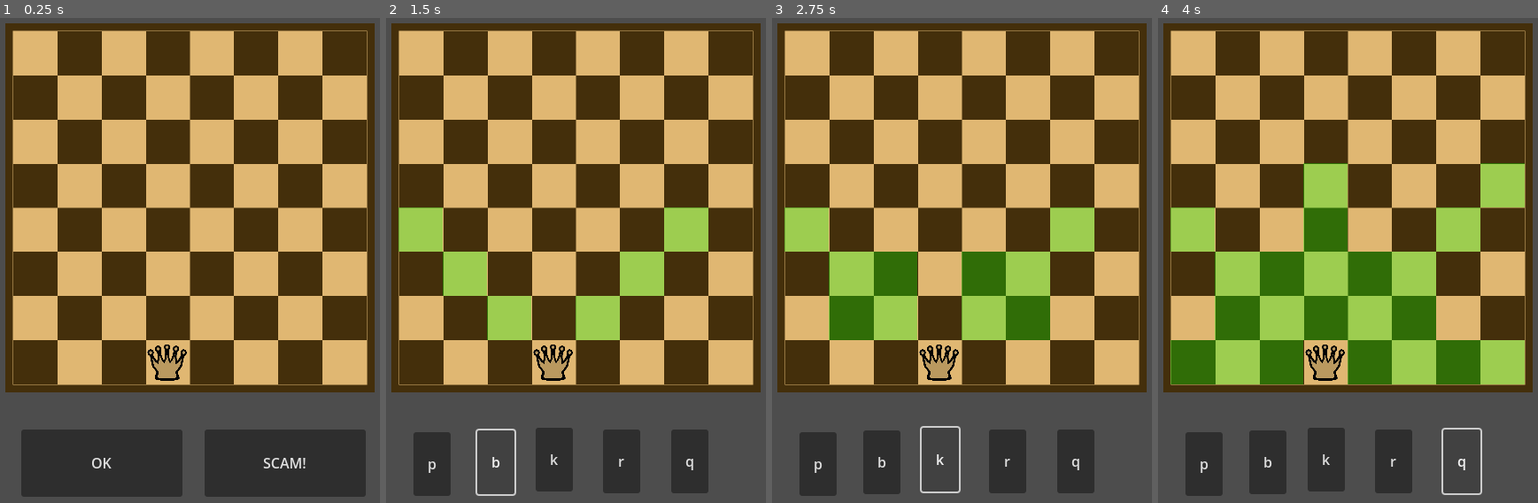
Above: before the commit, frames 1-4 (left to right).
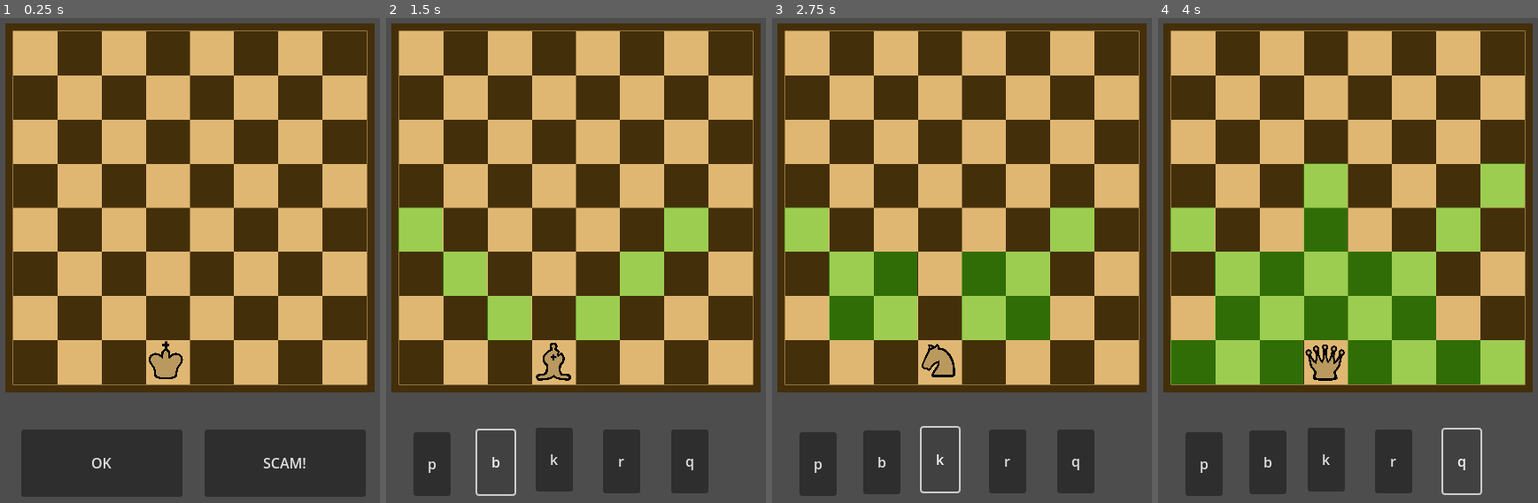
Above: after the commit, the same moments.

Repository: mljkvc/Blokejd-GameJam
Game: Godot game, scene res://scenes/manager.tscn
The game is run twice, just before and just after one commit, with the same random seed, the same clock (stepped at 60 frames per second) and the same inputs.
Inputs:
- Up to frame 1 (0.25 s): no input
- Up to frame 2 (1.5 s): click "OK" at 0.5 s; click "b" at 1.25 s
- Up to frame 3 (2.75 s): click "k" at 2 s
- Up to frame 4 (4 s): click "r" at 2.75 s; click "q" at 3.5 s

The runs differ from the first frame. In frame 1, 0.3% of the frame differs, in the area x 38-50%, y 66-75%; in frame 2, 0.4%; in frame 3, 0.4%, in the area x 38-50%, y 67-75%; in frame 4, nothing differs.

Commit message:
piece change textures and some other shit

Diff:
--- a/scenes/board.tscn
+++ b/scenes/board.tscn
@@ -2,7 +2,7 @@
 
 [ext_resource type="Script" path="res://scripts/board.gd" id="1_enk6x"]
 [ext_resource type="PackedScene" uid="uid://clpcg58qakxdc" path="res://scenes/tile.tscn" id="2_rim0p"]
-[ext_resource type="Texture2D" uid="uid://b6l50jwjx23q4" path="res://sprites/game scene/sahovska_tabla.png" id="5_hjj25"]
+[ext_resource type="Texture2D" uid="uid://b6l50jwjx23q4" path="res://sprites/game_scene/sahovska_tabla.png" id="5_hjj25"]
 
 [node name="Board" type="Node2D"]
 script = ExtResource("1_enk6x")
--- /dev/null
+++ b/scenes/main_menu.tscn
@@ -0,0 +1,25 @@
+[gd_scene load_steps=2 format=3 uid="uid://cixw1s04b1llt"]
+
+[ext_resource type="Script" path="res://scripts/main_menu.gd" id="1_8s4bi"]
+
+[node name="MainMenu" type="Node2D"]
+script = ExtResource("1_8s4bi")
+
+[node name="create_lobby" type="Button" parent="."]
+offset_left = 98.0
+offset_top = 251.0
+offset_right = 368.0
+offset_bottom = 378.0
+text = "Create Lobby
+"
+
+[node name="join_lobby" type="Button" parent="."]
+offset_left = 100.0
+offset_top = 400.0
+offset_right = 370.0
+offset_bottom = 527.0
+text = "Join Lobby
+"
+
+[connection signal="pressed" from="create_lobby" to="." method="_on_create_lobby_pressed"]
+[connection signal="pressed" from="join_lobby" to="." method="_on_join_lobby_pressed"]
--- a/scenes/you.tscn
+++ b/scenes/you.tscn
@@ -1,7 +1,7 @@
 [gd_scene load_steps=3 format=3 uid="uid://thuuh0y4v73r"]
 
 [ext_resource type="Script" path="res://scripts/you.gd" id="1_438vj"]
-[ext_resource type="Texture2D" uid="uid://cmect1pow3527" path="res://sprites/chess pieces/bela_kraljica.png" id="2_ne6hk"]
+[ext_resource type="Texture2D" uid="uid://c4kpy6wqpyamu" path="res://sprites/chess_pieces/beli_kralj.png" id="2_x1u16"]
 
 [node name="You" type="Node2D"]
 script = ExtResource("1_438vj")
@@ -9,4 +9,4 @@
 [node name="piece" type="Sprite2D" parent="."]
 position = Vector2(-1, 0)
 scale = Vector2(0.14, 0.14)
-texture = ExtResource("2_ne6hk")
+texture = ExtResource("2_x1u16")
--- /dev/null
+++ b/scripts/main_menu.gd
@@ -0,0 +1,21 @@
+class_name Main_menu extends Node2D
+
+signal create_lobby_pressed()
+signal join_lobby_pressed()
+
+# Called when the node enters the scene tree for the first time.
+func _ready() -> void:
+	pass # Replace with function body.
+
+
+# Called every frame. 'delta' is the elapsed time since the previous frame.
+func _process(delta: float) -> void:
+	pass
+
+
+func _on_create_lobby_pressed() -> void:
+	emit_signal("create_lobby_pressed")
+
+
+func _on_join_lobby_pressed() -> void:
+	emit_signal("join_lobby_pressed")
--- a/scripts/main_scene.gd
+++ b/scripts/main_scene.gd
@@ -72,6 +72,7 @@
 		pass #pijuni zajebaniji nego sto deluju
 
 	if your_piece == "bishop":
+		your_king.piece.texture = load("res://sprites/chess_pieces/beli_lovac.png")
 		var new_coords = []
 		for i in range(1,4):
 			new_coords.append(coord + Vector2(i,i))
@@ -81,6 +82,7 @@
 		available_tiles_array = new_coords.filter(is_valid).map(matrix_representation_to_tile_name)
 
 	if your_piece == "knight":
+		your_king.piece.texture = load("res://sprites/chess_pieces/beli_konj.png")
 		var new_coords = []
 		new_coords.append(coord + Vector2(1,2))
 		new_coords.append(coord + Vector2(1,-2))
@@ -94,6 +96,7 @@
 
 
 	if your_piece == "rook":
+		your_king.piece.texture = load("res://sprites/chess_pieces/beli_top.png")
 		var new_coords = []
 		for i in range(1,4):
 			new_coords.append(coord + Vector2(0,i))
@@ -103,6 +106,7 @@
 		available_tiles_array = new_coords.filter(is_valid).map(matrix_representation_to_tile_name)
 
 	if your_piece == "queen":
+		your_king.piece.texture = load("res://sprites/chess_pieces/bela_kraljica.png")
 		var new_coords = []
 		for i in range(1,5):
 			new_coords.append(coord + Vector2(i,i))
Not shown: 1 places in scenes/manager.tscn that only renumber resources
Renamed: sprites/chess pieces/bela_kraljica.png -> sprites/chess_pieces/bela_kraljica.png
Not shown, changed: sprites/chess_pieces/bela_kraljica.png.import
Renamed: sprites/chess pieces/beli_konj.png -> sprites/chess_pieces/beli_konj.png
Not shown, changed: sprites/chess_pieces/beli_konj.png.import
Renamed: sprites/chess pieces/beli_kralj.png -> sprites/chess_pieces/beli_kralj.png
Not shown, changed: sprites/chess_pieces/beli_kralj.png.import
Renamed: sprites/chess pieces/beli_lovac.png -> sprites/chess_pieces/beli_lovac.png
Not shown, changed: sprites/chess_pieces/beli_lovac.png.import
Renamed: sprites/chess pieces/beli_piun.png -> sprites/chess_pieces/beli_piun.png
Not shown, changed: sprites/chess_pieces/beli_piun.png.import
Renamed: sprites/chess pieces/beli_top.png -> sprites/chess_pieces/beli_top.png
(and 17 more such lines)
